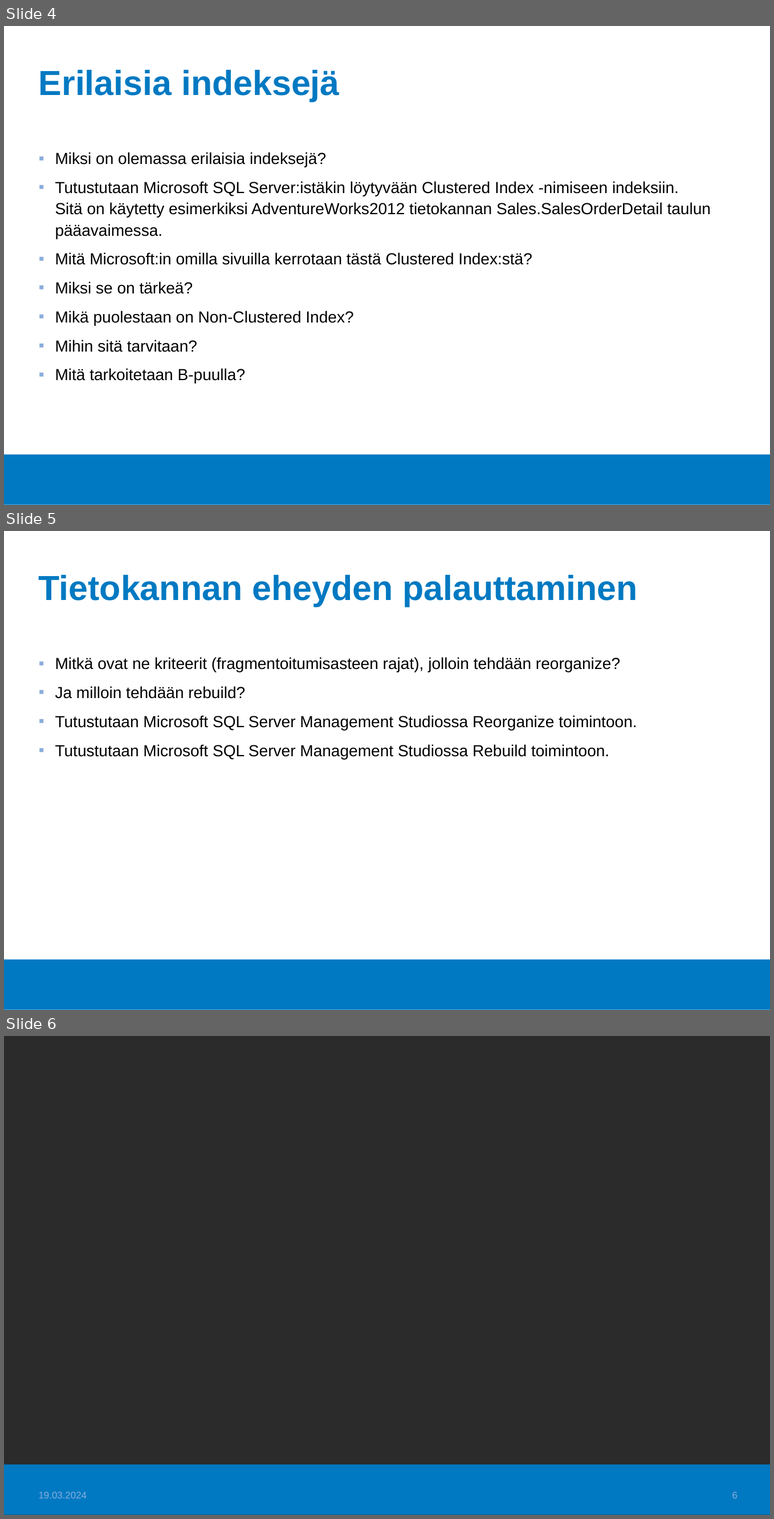
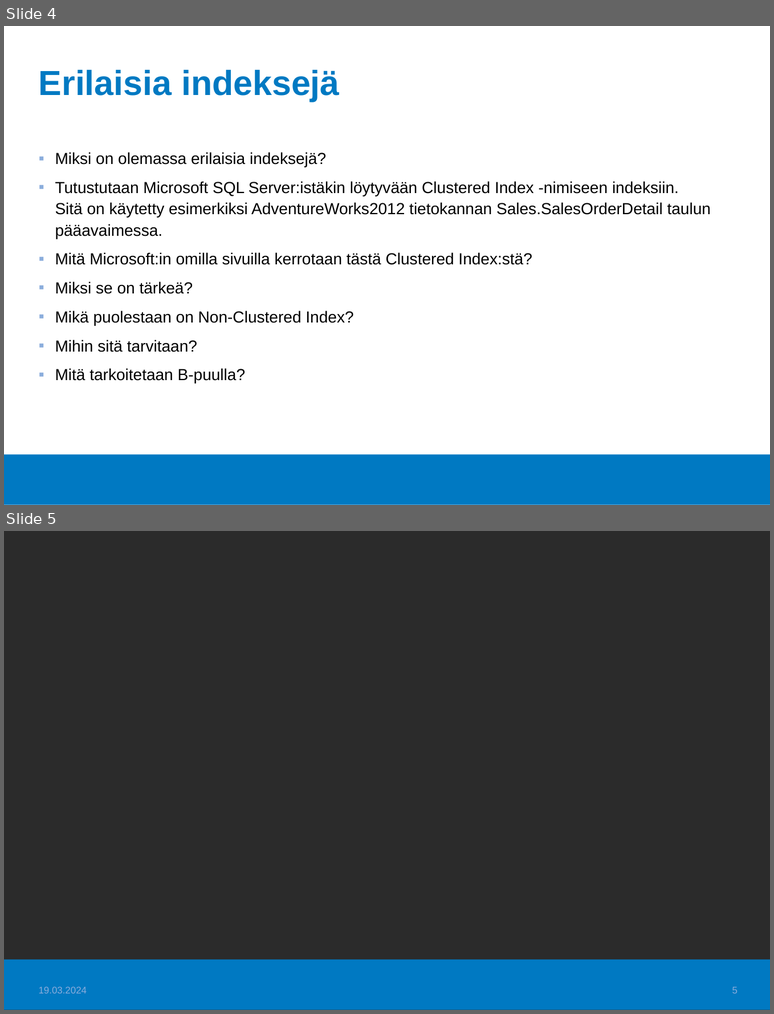
Before and after one commit to Tietokantahallinta/Tietokantahallinta.github.io, a slide deck: luennot/viikko05/Luentokalvot_05.odp. Shown one above the other, each under a label of ours: slides 4, 5 and 6 before the commit, slides 4 and 5 after it. The pictures are 774x1519 and 774x1014 pixels, drawn with LibreOffice and Linux fonts; fonts in the diff are those of the drawing; background and template pictures are left out; a plain dark background stands for a picture behind light text. Boxes give left, top, right and bottom in pixels: in the first picture for what was removed or moved away, otherwise in the second. Text is boxed around its words. In the diff, an @@ line names an element or a change of style, - is before the commit and + after.

```diff
--- a/luennot/viikko05/Luentokalvot_05.odp
+++ b/luennot/viikko05/Luentokalvot_05.odp
@@ slide 5 removed at [4,531,770,1010], background #FFFFFF; not listed: 1 template element that a slide beside it also shows @@
@@ title removed at [39,574,638,606] @@
-Tietokannan eheyden palauttaminen
@@ text removed at [55,657,637,759] @@
-▪ Mitkä ovat ne kriteerit (fragmentoitumisasteen rajat), jolloin tehdään reorganize?
-▪ Ja milloin tehdään rebuild?
-▪ Tutustutaan Microsoft SQL Server Management Studiossa Reorganize toimintoon.
-▪ Tutustutaan Microsoft SQL Server Management Studiossa Rebuild toimintoon.
@@ what was slide 6 is now slide 5 @@
@@ page number at [732,986,738,993]: text changed @@
-6
+5
```
Also in this commit, not shown: 6 other files.
